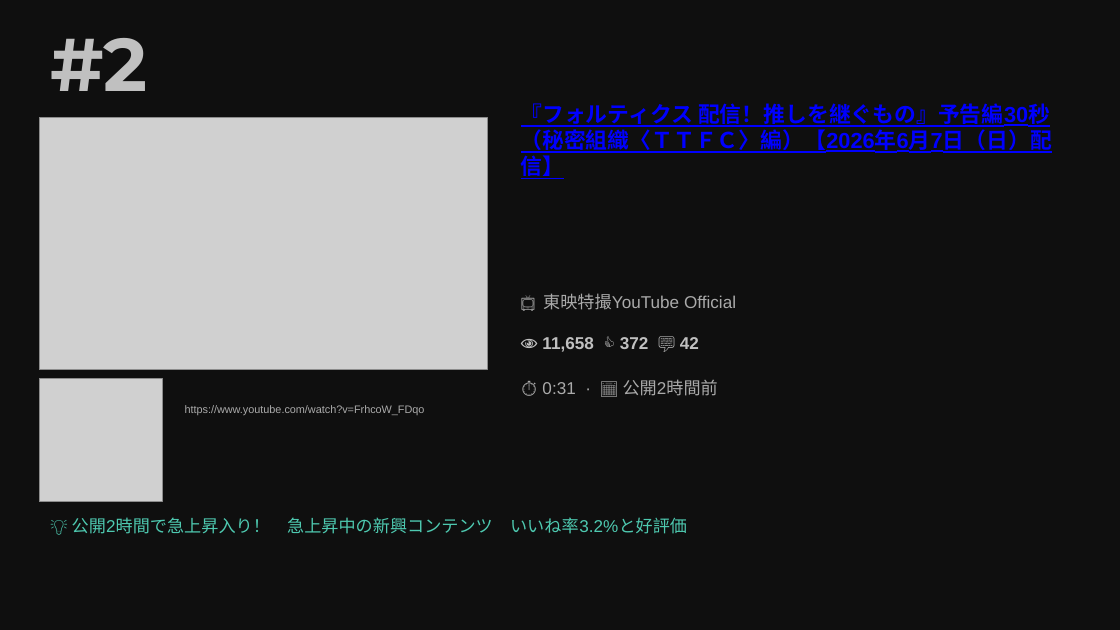
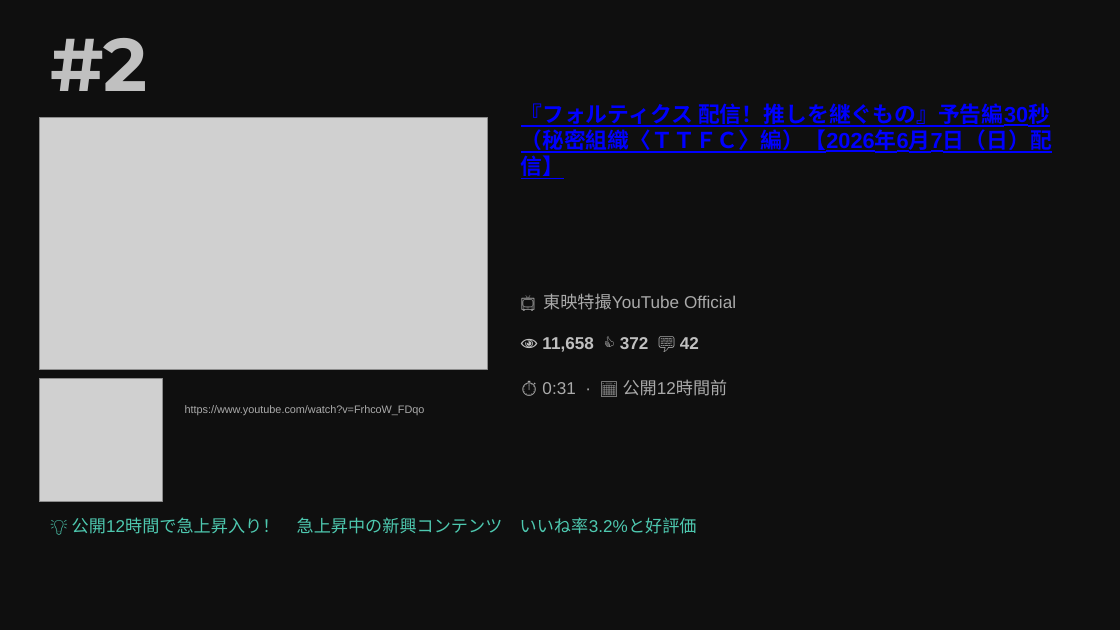
Before and after one commit to asaneasaburo0910-hub/youtube-crawler, a slide deck: slide 10 of youtube_ranking_20260517.pptx. Drawn at 1120x630 pixels with LibreOffice and Linux fonts; fonts in the diff are those of the drawing; grey boxes stand for pictures. Boxes give left, top, right and bottom in pixels: in the first picture for what was removed or moved away, otherwise in the second. Text is boxed around its words. In the diff, an @@ line names an element or a change of style, - is before the commit and + after.

```diff
--- a/youtube_ranking_20260517.pptx
+++ b/youtube_ranking_20260517.pptx
@@ text at (542,379,728,396): text changed @@
-⏱ 0:31 · 📅 公開2時間前
+⏱ 0:31 · 📅 公開12時間前
@@ text at (72,517,697,534): text changed @@
-💡 公開2時間で急上昇入り！ 急上昇中の新興コンテンツ いいね率3.2%と好評価
+💡 公開12時間で急上昇入り！ 急上昇中の新興コンテンツ いいね率3.2%と好評価
```
Also in this commit, not shown: 9 other slides changed.
